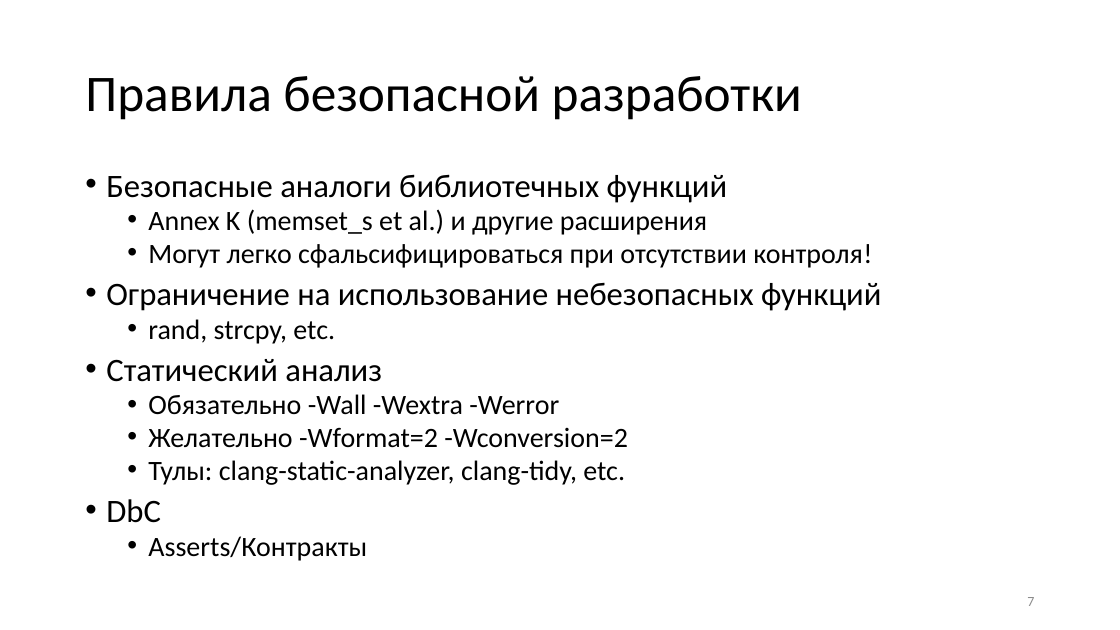
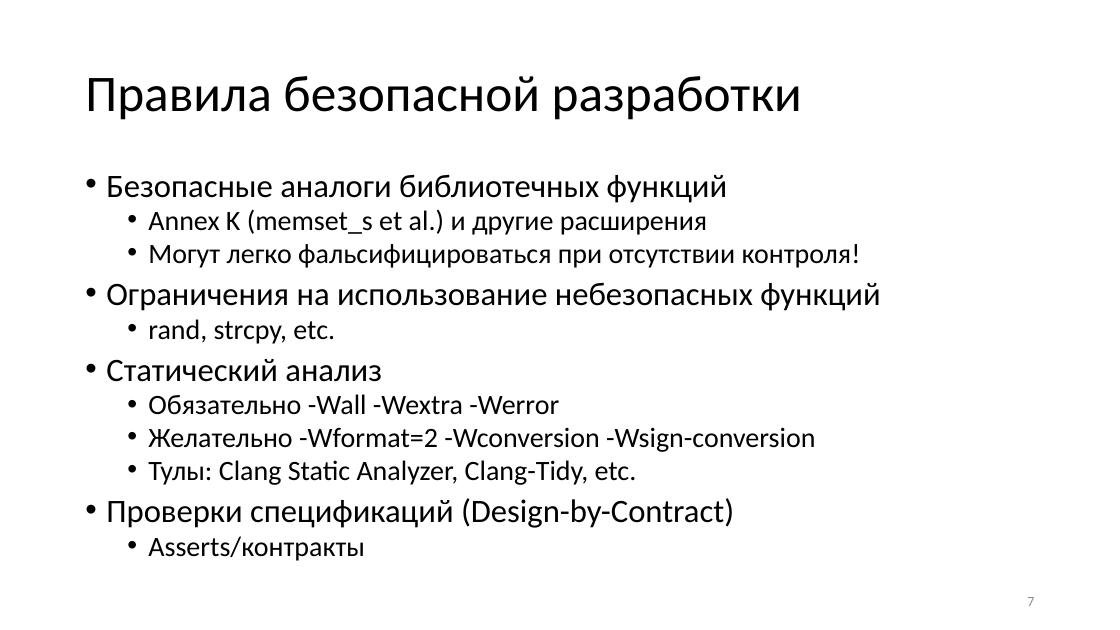
Before and after one commit to yugr/slides, a slide deck: slide 7 of CppZeroCost/2025/Rusyaev/hardening_v2.pptx. Drawn at 1120x630 pixels with LibreOffice and Linux fonts; fonts in the diff are those of the drawing. Boxes give left, top, right and bottom in pixels: in the first picture for what was removed or moved away, otherwise in the second. Text is boxed around its words. In the diff, an @@ line names an element or a change of style, - is before the commit and + after.

```diff
--- a/CppZeroCost/2025/Rusyaev/hardening_v2.pptx
+++ b/CppZeroCost/2025/Rusyaev/hardening_v2.pptx
@@ text at <box>106,244,880,311</box>: text changed @@
-  • Могут легко сфальсифицироваться при отсутствии контроля!
-• Ограничение на использование небезопасных функций
+  • Могут легко фальсифицироваться при отсутствии контроля!
+• Ограничения на использование небезопасных функций
@@ text at <box>106,427,815,561</box>: text changed @@
-  • Желательно -Wformat=2 -Wconversion=2
-  • Тулы: clang-static-analyzer, clang-tidy, etc.
-• DbC
-  • Asserts/Контракты
+  • Желательно -Wformat=2 -Wconversion -Wsign-conversion
+  • Тулы: Clang Static Analyzer, Clang-Tidy, etc.
+• Проверки спецификаций (Design-by-Contract)
+  • Asserts/контракты
```
Also in this commit, not shown: 10 other slides changed, 2 slides removed, 1 other file.
